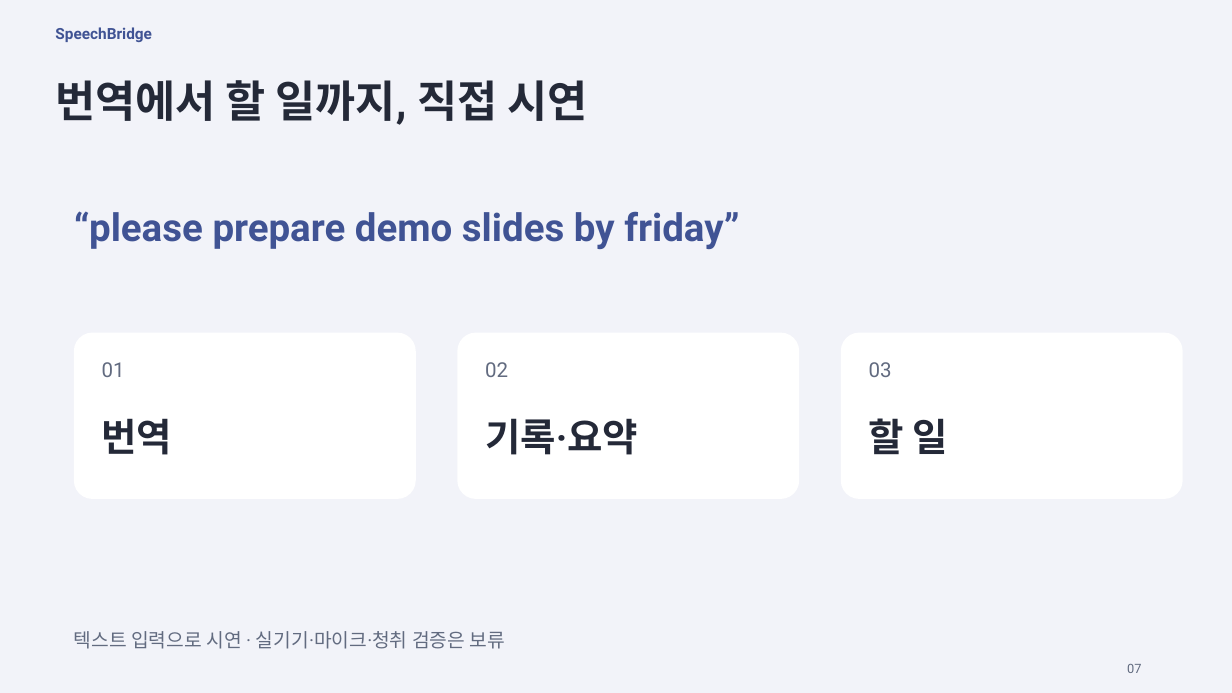
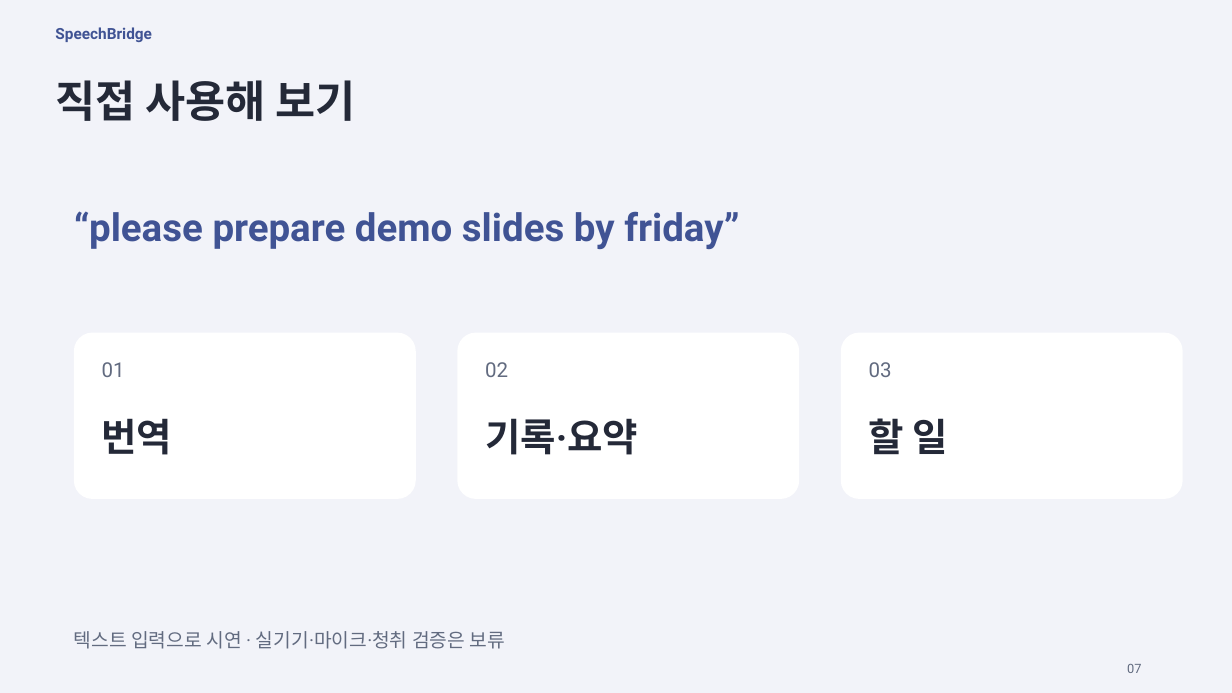
Before and after one commit to slfkalstks/SpeechBridge, a slide deck: slide 7 of presentation/SpeechBridge.pptx. Drawn at 1232x693 pixels with LibreOffice and Linux fonts; fonts in the diff are those of the drawing. Boxes give left, top, right and bottom in pixels: in the first picture for what was removed or moved away, otherwise in the second. Text is boxed around its words. In the diff, an @@ line names an element or a change of style, - is before the commit and + after.

```diff
--- a/presentation/SpeechBridge.pptx
+++ b/presentation/SpeechBridge.pptx
@@ text at bbox=[55, 80, 356, 121]: text changed @@
-번역에서 할 일까지, 직접 시연
+직접 사용해 보기
```
Also in this commit, not shown: 3 other slides changed, 17 other files.
